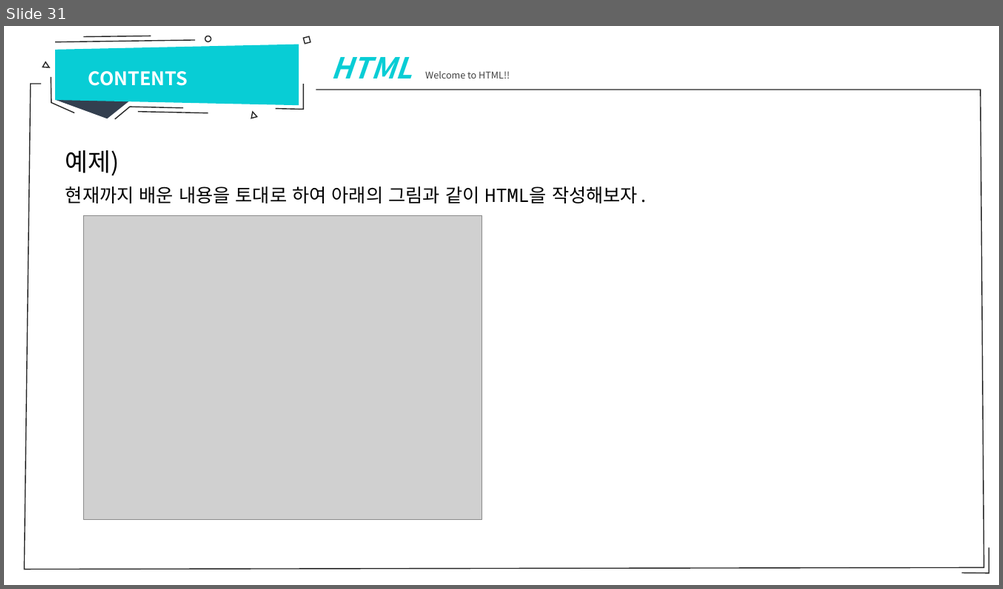
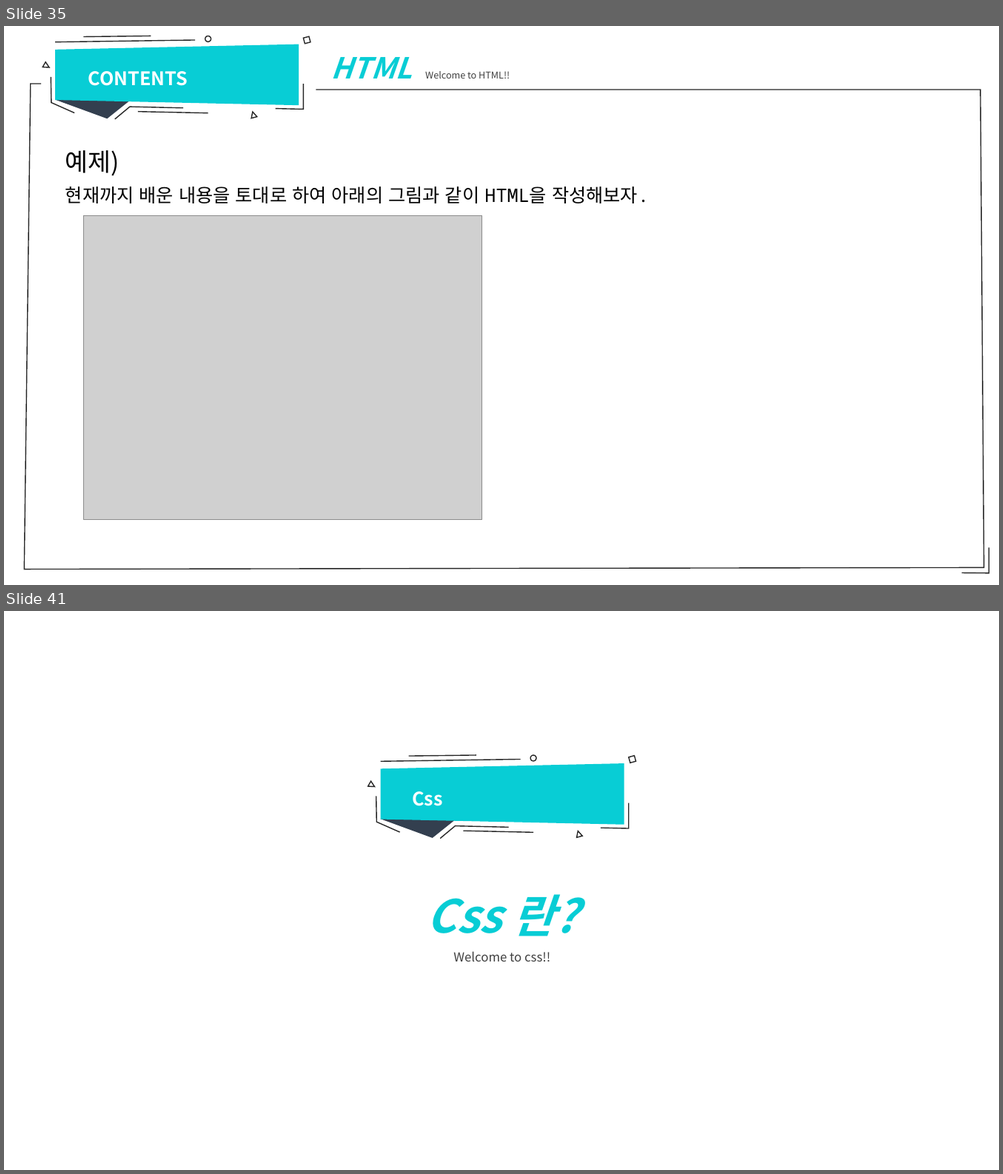
Before and after one commit to sumn-2020/lecture, a slide deck: 강의자료.pptx. Shown one above the other, each under a label of ours: slide 31 before the commit, slides 35 and 41 after it; the slides between them are not shown. The pictures are 1003x589 and 1003x1174 pixels, drawn with LibreOffice and Linux fonts; fonts in the diff are those of the drawing; grey boxes stand for pictures. Boxes give left, top, right and bottom in pixels: in the first picture for what was removed or moved away, otherwise in the second. Text is boxed around its words. In the diff, an @@ line names an element or a change of style, - is before the commit and + after.

```diff
--- a/강의자료.pptx
+++ b/강의자료.pptx
@@ slide 41 added at bbox=[4, 611, 999, 1170], background #FFFFFF @@
@@ group added at bbox=[368, 755, 636, 839]: 3 triangles, 3 lines, 3 freeform shapes, 1 trapezoid, 1 ellipse, 1 rectangle @@
@@ text added at bbox=[412, 792, 442, 806], 18 pt, text #FFFFFF, bold @@
+Css
@@ text added at bbox=[427, 894, 577, 962], 12 pt, text #404040 @@
+Css 란?
+Welcome to css!!
@@ what was slide 31 is now slide 35 @@
```
Also in this commit, not shown: 44 slides changed, 7 other slides added, 1 slide removed, 28 other files.
